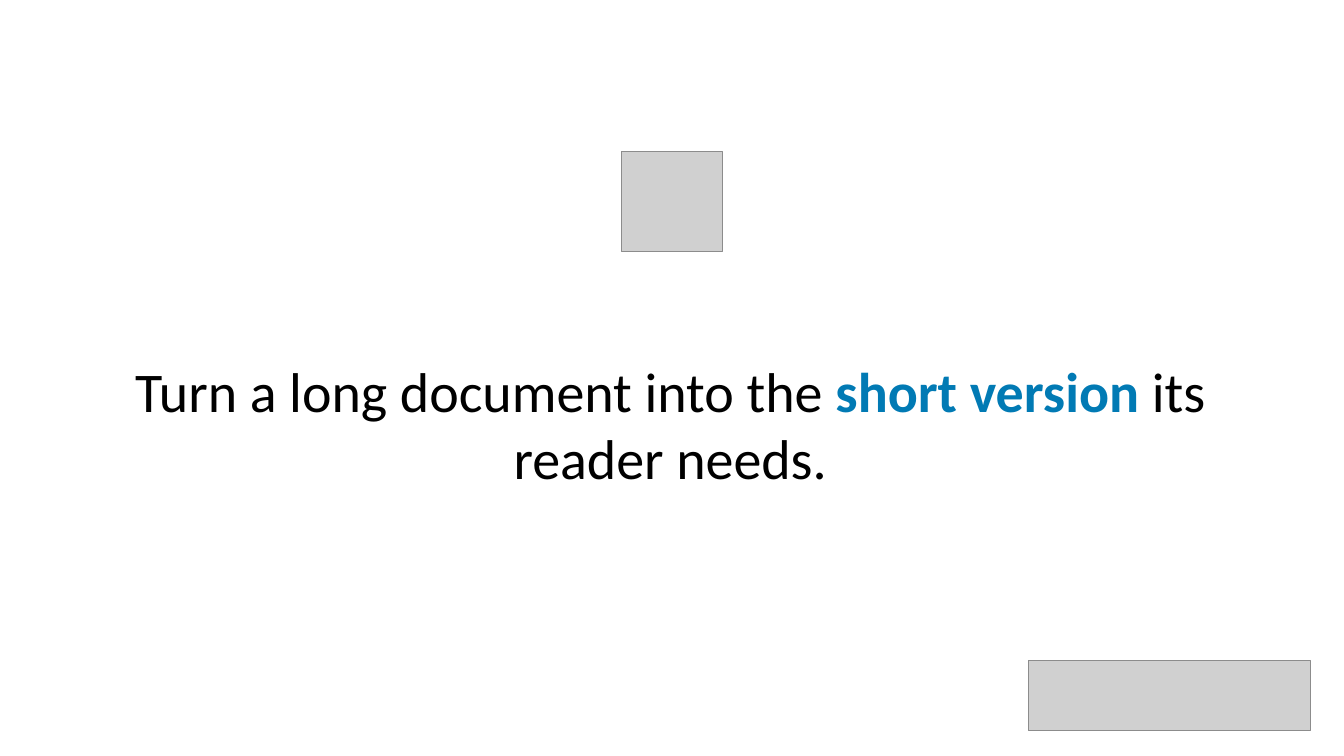
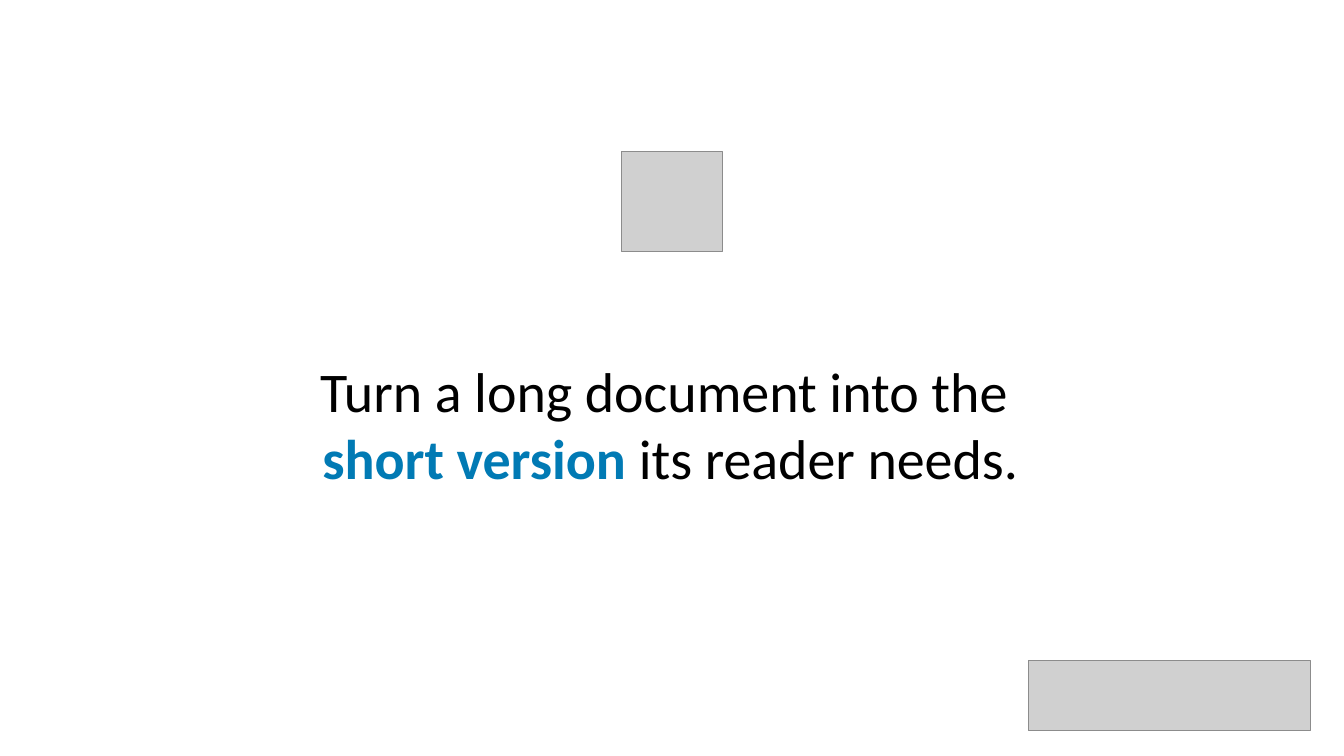
Before and after one commit to trailheadtechnology/10-ai-features-workshop, a slide deck: slide 6 of docs/slides/pptx/M1-understanding.pptx. Drawn at 1344x756 pixels with LibreOffice and Linux fonts; fonts in the diff are those of the drawing; grey boxes stand for pictures. Boxes give left, top, right and bottom in pixels: in the first picture for what was removed or moved away, otherwise in the second. Text is boxed around its words. In the diff, an @@ line names an element or a change of style, - is before the commit and + after.

```diff
--- a/docs/slides/pptx/M1-understanding.pptx
+++ b/docs/slides/pptx/M1-understanding.pptx
@@ text "Turn a long document into ..." rewrapped from box(135, 372, 1205, 480) to box(320, 373, 1018, 480) @@
```
Also in this commit, not shown: 2 other slides changed, 59 other files.
